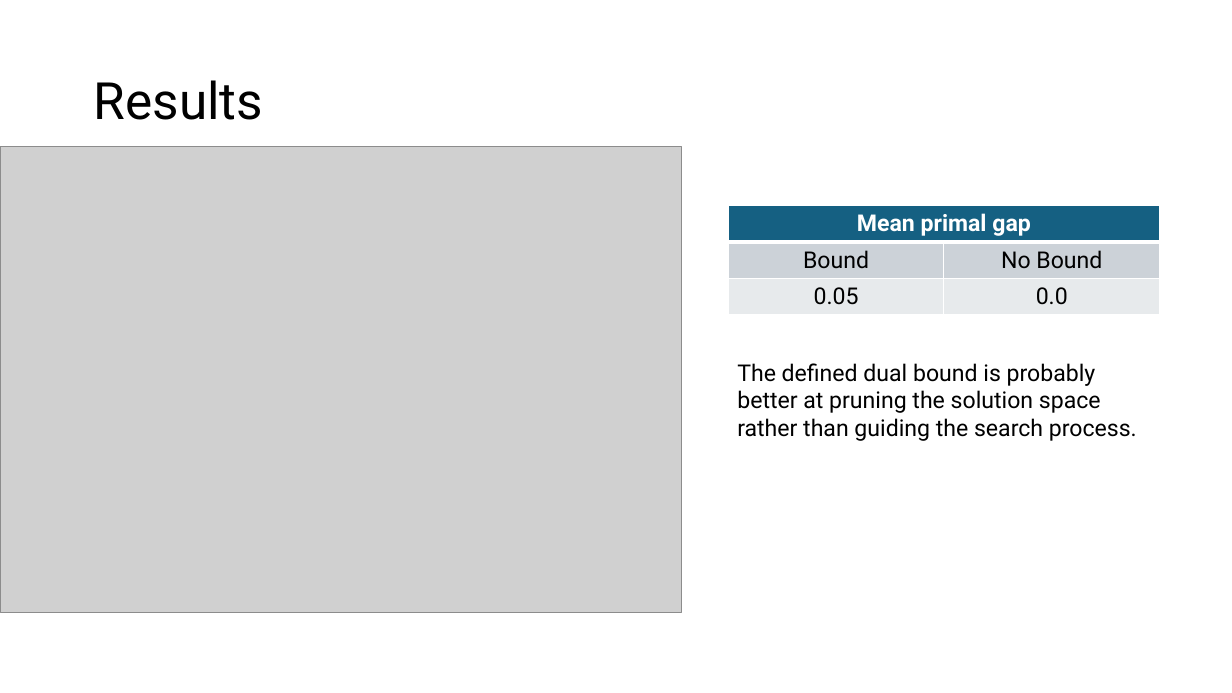
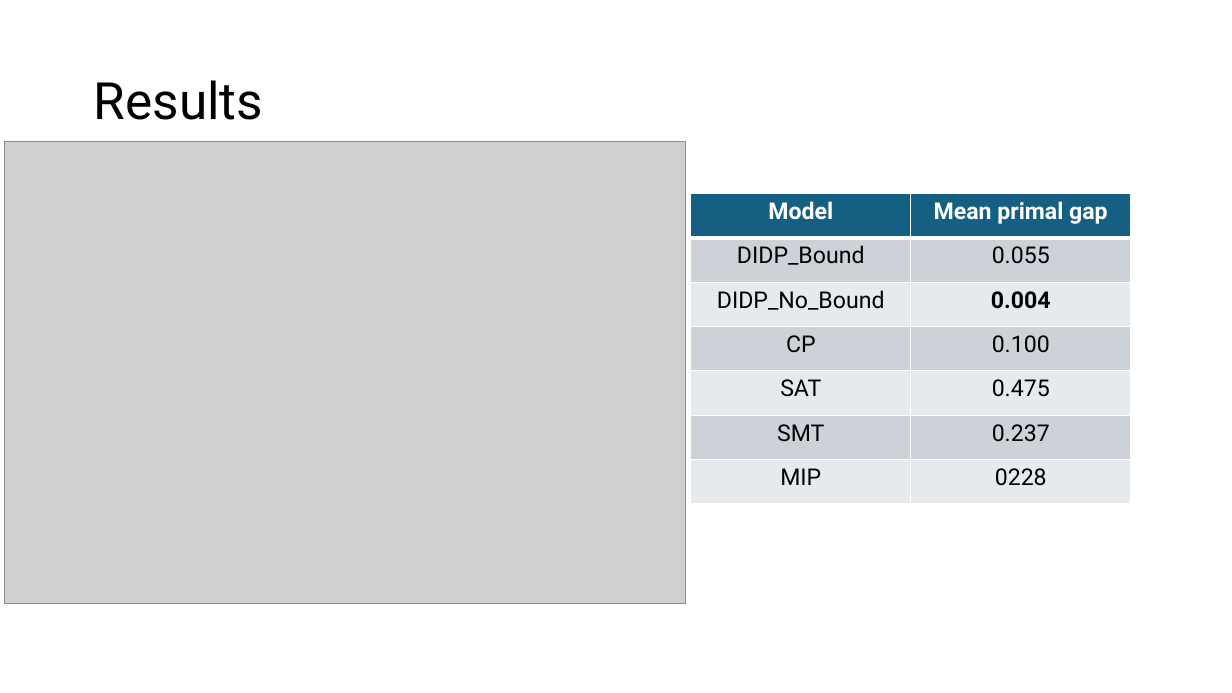
Before and after one commit to FabioGiordana/DIDP-On-Routing-Problems, a slide deck: slide 6 of mmcvrp/MM-CVRP.pptx. Drawn at 1232x693 pixels with LibreOffice and Linux fonts; fonts in the diff are those of the drawing; grey boxes stand for pictures. Boxes give left, top, right and bottom in pixels: in the first picture for what was removed or moved away, otherwise in the second. Text is boxed around its words. In the diff, an @@ line names an element or a change of style, - is before the commit and + after.

```diff
--- a/mmcvrp/MM-CVRP.pptx
+++ b/mmcvrp/MM-CVRP.pptx
@@ picture: place and size @@
-picture at (0, 146, 681, 613)
+picture at (5, 142, 686, 604)
@@ table at (691, 194, 1131, 505) @@
-row 1: Mean primal gap | 
-row 2: Bound | No Bound
-row 3: 0.05 | 0.0
+row 1: Model | Mean primal gap
+row 2: DIDP_Bound | 0.055
+row 3: DIDP_No_Bound | 0.004
+row 4: CP | 0.100
+row 5: SAT | 0.475
+row 6: SMT | 0.237
+row 7: MIP | 0228
@@ table: place and size @@
-table at (728, 206, 1159, 317)
+table at (691, 194, 1131, 505)
@@ text removed at (737, 363, 1137, 441) @@
-The defined dual bound is probably better at pruning the solution space rather than guiding the search process.
```
Also in this commit, not shown: 1 other slide changed, 27 other files.
